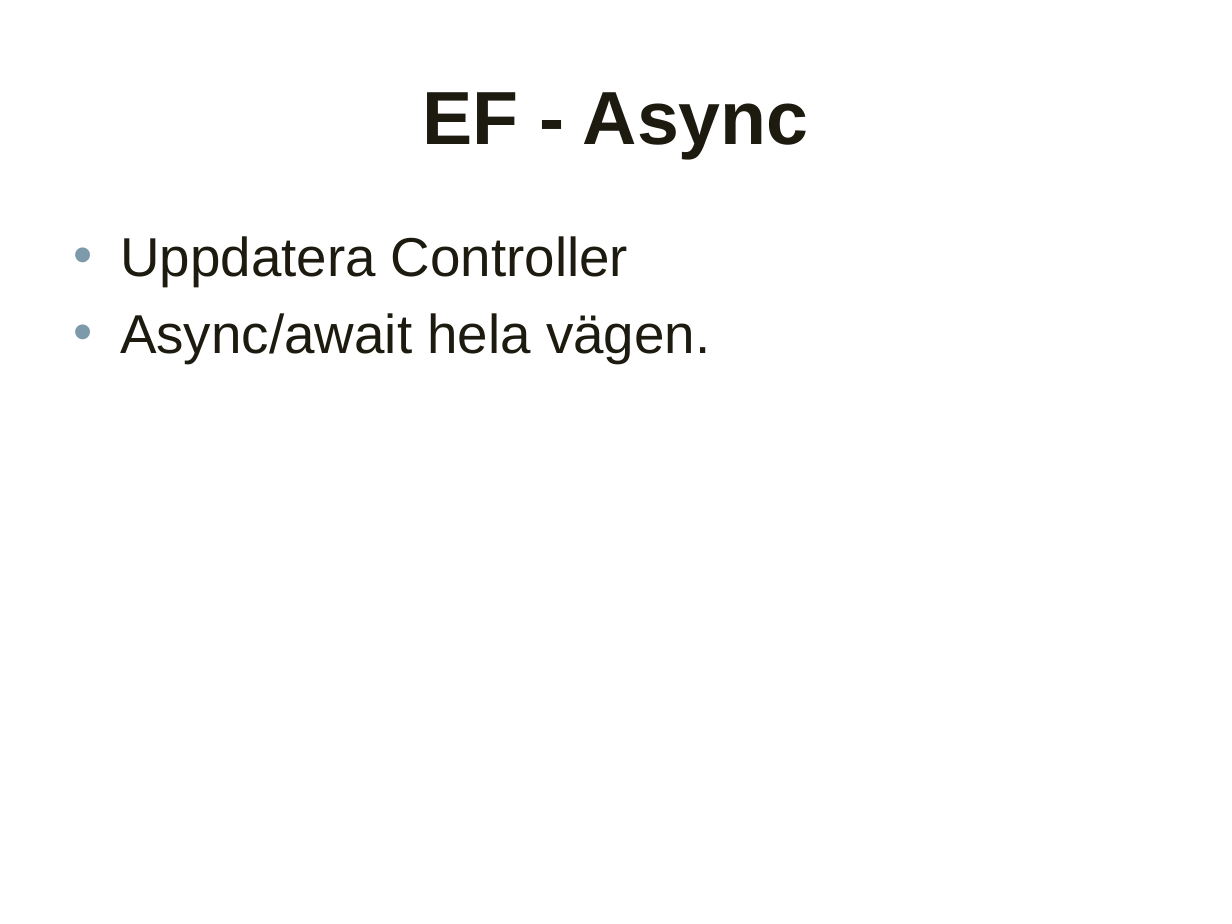
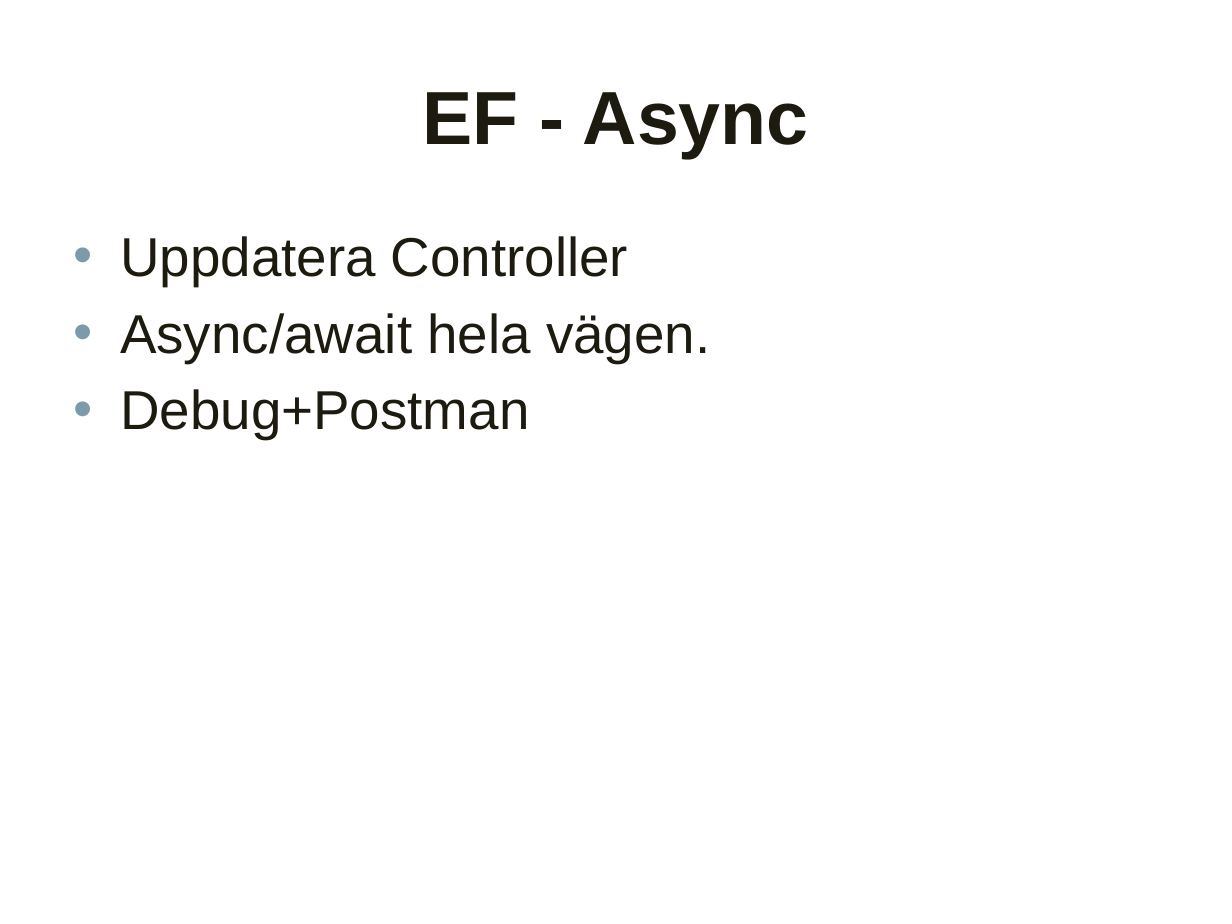
Before and after one commit to altenstedt/OpKoKo.15.2.WebApi, a slide deck: slide 5 of DataAccess.pptx. Drawn at 1232x924 pixels with LibreOffice and Linux fonts; fonts in the diff are those of the drawing; background and template pictures are left out. Boxes give left, top, right and bottom in pixels: in the first picture for what was removed or moved away, otherwise in the second. Text is boxed around its words. In the diff, an @@ line names an element or a change of style, - is before the commit and + after.

```diff
--- a/DataAccess.pptx
+++ b/DataAccess.pptx
@@ text at [120,389,529,439]: paragraph added @@
+• Debug+Postman
```
Also in this commit, not shown: 5 other slides changed, 1 other file.
